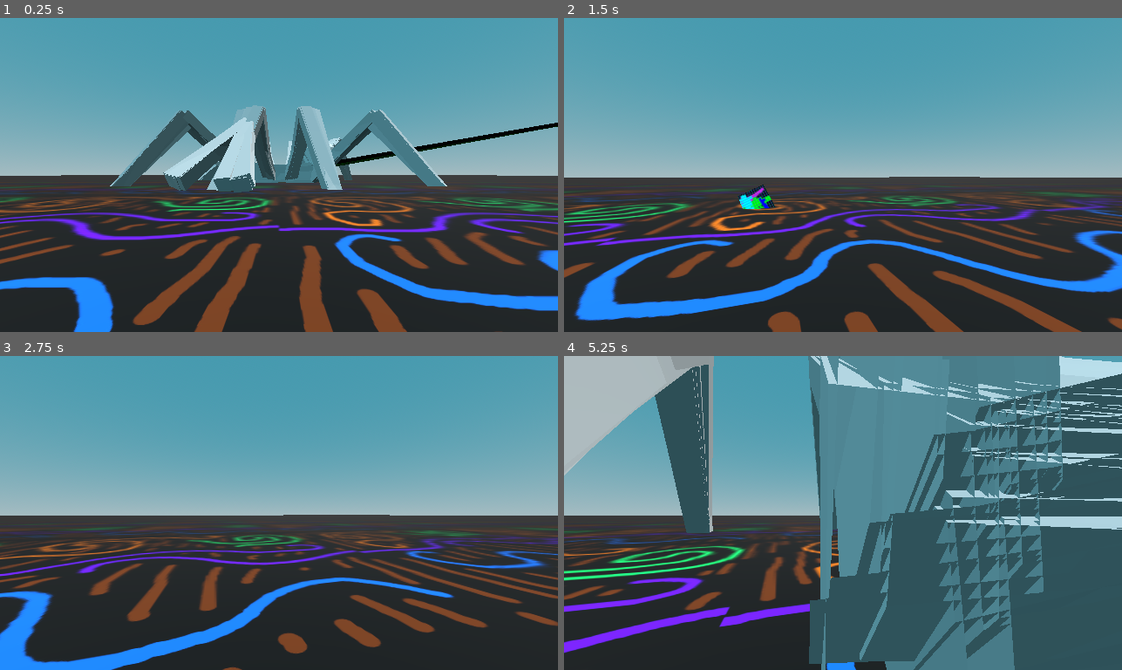
Above: before the commit, frames 1-4 (two rows, left to right).
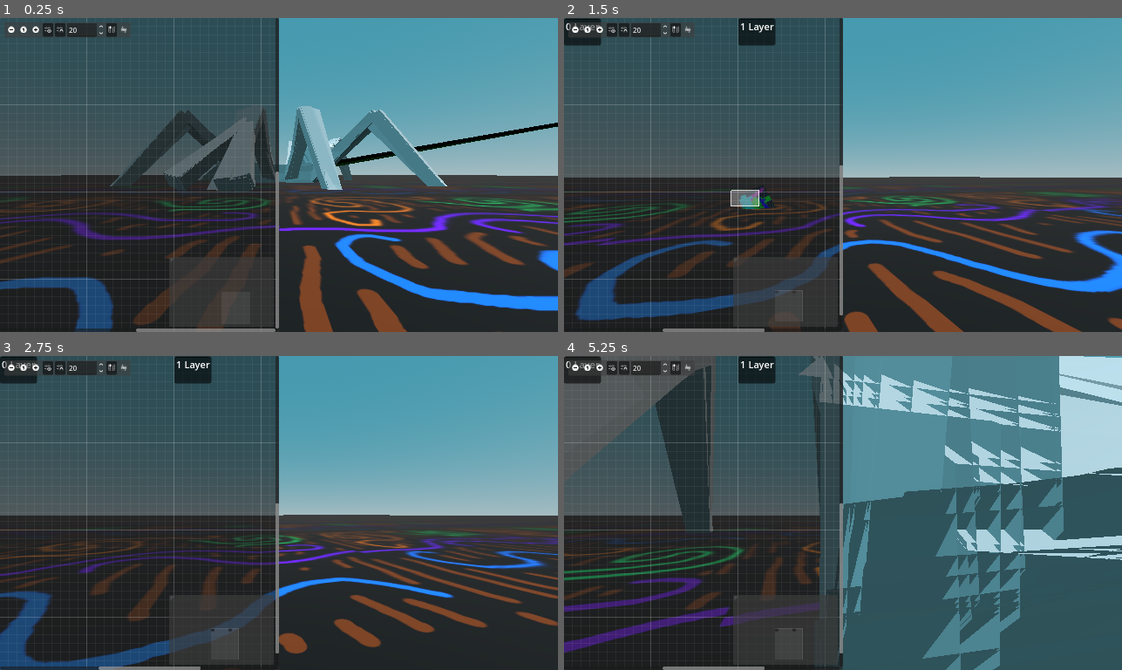
Above: after the commit, the same moments.

Repository: officialErnests/de-ai-ed
Game: Godot game, scene res://scenes/main.tscn
The game is run twice, just before and just after one commit, with the same random seed, the same clock (stepped at 60 frames per second) and the same inputs.
Inputs (mouse positions are in pixels of both pictures, inside the frame that each line leads up to):
- Up to frame 1 (0.25 s): no input
- Up to frame 2 (1.5 s): tap Enter at 0.5 s; move the mouse to (870, 175) at 0.52 s; press the mouse at (870, 175) at 0.53 s; hold W (movement_forward) 0.53-1.25 s; release the mouse at (870, 175) at 1.25 s; drag from (731, 190) to (815, 237) at 1.27 s
- Up to frame 3 (2.75 s): move the mouse to (334, 443) at 2.02 s; hold D (movement_right) from 2.03 s (still down); hold Mouse wheel down (scroll_down) from 2.03 s (still down)
- Up to frame 4 (5.25 s): release D (movement_right) at 2.75 s; release Mouse wheel down (scroll_down) at 2.75 s; drag from (815, 575) to (675, 465) at 2.77 s; move the mouse to (1010, 560) at 3.52 s; press the mouse at (1010, 560) at 3.53 s; hold A (movement_left) 3.53-4.25 s; release the mouse at (1010, 560) at 4.25 s; drag from (675, 465) to (759, 434) at 4.27 s; move the mouse to (870, 513) at 5.02 s; hold S (movement_backward) from 5.03 s (still down); hold Mouse wheel down (scroll_down) from 5.03 s (still down); click (870, 513) at 5.17 s

The runs differ from the first frame. In frame 1, 34% of the frame differs, in the area x 0-50%, y 0-100%; in frame 2, 34%; in frame 3, 34%; in frame 4, 52%, in the area x 0-100%, y 0-100%.

Commit message:
Added graph as it generates layers

Diff:
--- a/scenes/main.tscn
+++ b/scenes/main.tscn
@@ -1,10 +1,11 @@
-[gd_scene load_steps=18 format=3 uid="uid://btjrdo0mrklry"]
+[gd_scene load_steps=19 format=3 uid="uid://btjrdo0mrklry"]
 
 [ext_resource type="Texture2D" uid="uid://chnecxepau4i1" path="res://assets/Ground.jpg" id="1_sugp2"]
 [ext_resource type="Script" uid="uid://ccb5pwd1qkktp" path="res://scripts/camera_movement.gd" id="2_0wfyh"]
 [ext_resource type="Texture2D" uid="uid://dr7si1xjs4kh0" path="res://assets/loop.jpg" id="3_jyhfs"]
 [ext_resource type="Script" uid="uid://ci5qkkw67oieq" path="res://scripts/drager.gd" id="4_tbgi4"]
 [ext_resource type="Texture2D" uid="uid://wvphex60pobq" path="res://assets/s2.jpg" id="5_tefeu"]
+[ext_resource type="Script" uid="uid://c816g4tima81i" path="res://scripts/ai_visualisergd.gd" id="6_o6xl0"]
 [ext_resource type="Script" uid="uid://bu5yxtfh5srqp" path="res://scripts/spidersss.gd" id="7_tipki"]
 
 [sub_resource type="ProceduralSkyMaterial" id="ProceduralSkyMaterial_o5qli"]
@@ -90,7 +91,23 @@
 material_override = SubResource("StandardMaterial3D_o6xl0")
 mesh = SubResource("BoxMesh_tipki")
 
-[node name="Spidersss" type="Node3D" parent="."]
+[node name="CanvasLayer" type="CanvasLayer" parent="Camera_setup/NeckOrSmthing/Dron/Floating_cam"]
+scale = Vector2(0.5, 0.5)
+transform = Transform2D(0.5, 0, 0, 0.5, 0, 0)
+script = ExtResource("6_o6xl0")
+
+[node name="GraphEdit" type="GraphEdit" parent="Camera_setup/NeckOrSmthing/Dron/Floating_cam/CanvasLayer"]
+anchors_preset = -1
+anchor_right = 1.0
+anchor_bottom = 2.0
+grow_vertical = 2
+scroll_offset = Vector2(-320, -360)
+type_names = {
+0: "connection"
+}
+
+[node name="Spidersss" type="Node3D" parent="." node_paths=PackedStringArray("node_visualiser")]
 script = ExtResource("7_tipki")
-training_time = 5
+training_time = 1
 mutation_range = 1.0
+node_visualiser = NodePath("../Camera_setup/NeckOrSmthing/Dron/Floating_cam/CanvasLayer")
--- /dev/null
+++ b/scripts/ai_visualisergd.gd
@@ -0,0 +1,20 @@
+extends CanvasLayer
+
+@onready var graph = $GraphEdit
+var layer_frames = []
+# Called when the node enters the scene tree for the first time.
+func _ready() -> void:
+	pass # Replace with function body.
+
+func drawAi(p_inputs):
+	for child in layer_frames:
+		child.queue_free()
+	layer_frames.clear()
+	for iter in range(p_inputs.size()):
+		var iter_layer = p_inputs[iter]
+
+		var temp_graph = GraphFrame.new()
+		temp_graph.title = str(iter) + " Layer"
+		temp_graph.position_offset = Vector2(iter * 400, 0)
+		graph.add_child(temp_graph)
+		layer_frames.append(temp_graph)
--- a/scripts/spidersss.gd
+++ b/scripts/spidersss.gd
@@ -10,7 +10,7 @@
 @export var keep_best = true
 @export var mutation_chance = 1
 @export var mutation_range = 0.1
-
+@export var node_visualiser: Node
 var time_left = 0
 
 var spiders_arr = []
@@ -31,6 +31,7 @@
 		for spider in spiders_arr:
 			spider.queue_free()
 		spiders_arr.clear()
+		node_visualiser.drawAi(randomm_picker.getMax())
 		modifySummon(randomm_picker)
 
 func modifySummon(p_randomm_picker: WeightedRandom):
Not shown, added: scripts/ai_visualisergd.gd.uid
